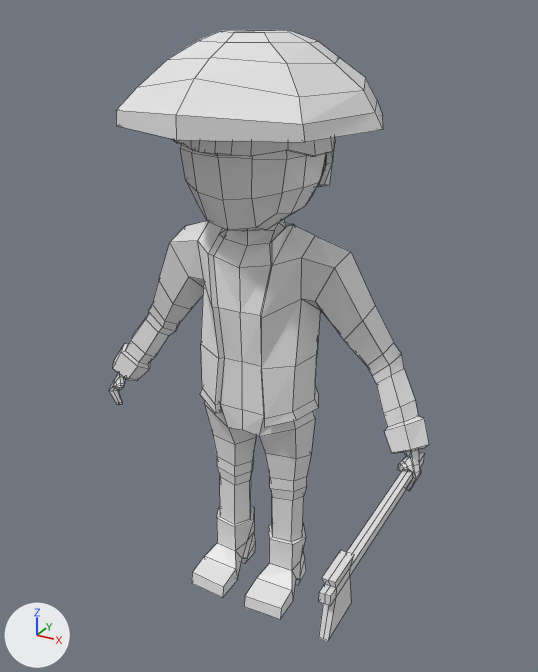
What one commit did to the Blender file Map/Assets/Models/Yamato_civil/yamato_civil_axe.blend.
Before and after are seen from a 50 mm camera at (8.79, -15.46, 15.48) aimed at (0.59, -0.55, 8.02). Arrows for +X, +Y and +Z are at lower left; the lights stay in place. Mesh edges are drawn as thin lines.

The first picture shows 'Yamato'.
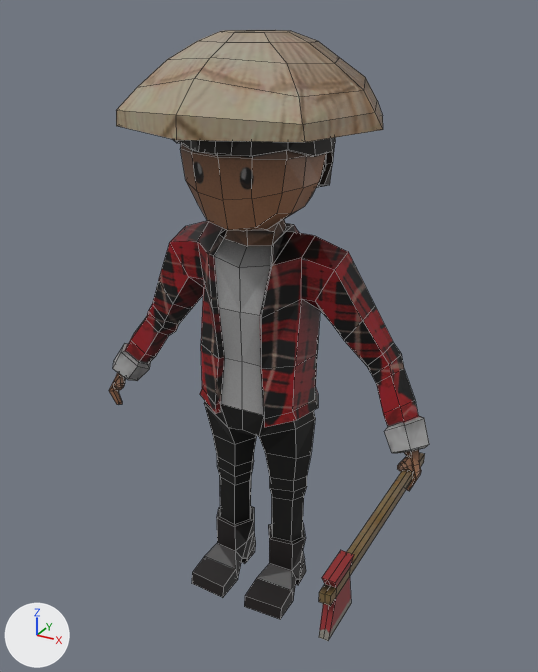
The newer file is also turned or shifted as a whole; pictures and numbers use the older file's frame.

Pixel boxes (x1, y1, x2, y2) of what changed, in the pictures (538 x 672 px):
'Yamato', recoloured: (109, 30, 429, 641) in both

The change, as a list of edits to the scene's bpy script:
```text
Add img_yamato_civil_axe_textures_psd:
    img_yamato_civil_axe_textures_psd = load_image('yamato_civil_axe_textures.psd', 'yamato_civil_axe_textures.jpg', 1024, 1024, 'sRGB')
Add mat_yamato_civil_axe_textures_psd:
    mat_yamato_civil_axe_textures_psd = principled_material('yamato_civil_axe_textures.psd')
    mat_yamato_civil_axe_textures_psd.texture = img_yamato_civil_axe_textures_psd
Change me_cube_002:
    where me_cube_002.from_pydata(...)  # 777 vertices, 748 faces; spans x -4.8..4.8, y -5.3..3.0, z 0.0..15.0
    add me_cube_002.materials.append(mat_yamato_civil_axe_textures_psd)  # picture img_yamato_civil_axe_textures_psd
```
